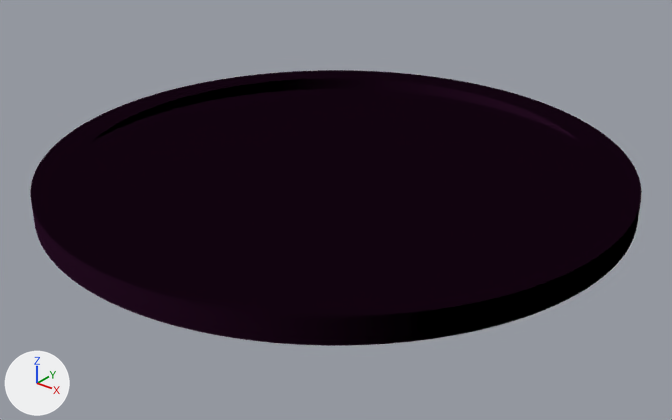
Renders of the glTF model src/rcircuit_fe/assets/models/exit/stage.gltf from each side of a commit.
Rendered twice from a 50 mm lens placed at (3.38, -4.21, 2.41), pointed at (0.1, -0.11, -0.13). The axes (+X, +Y, +Z) are drawn at lower left. The lights are the same throughout. The older version comes first. Vertices at exactly the same position are counted once.
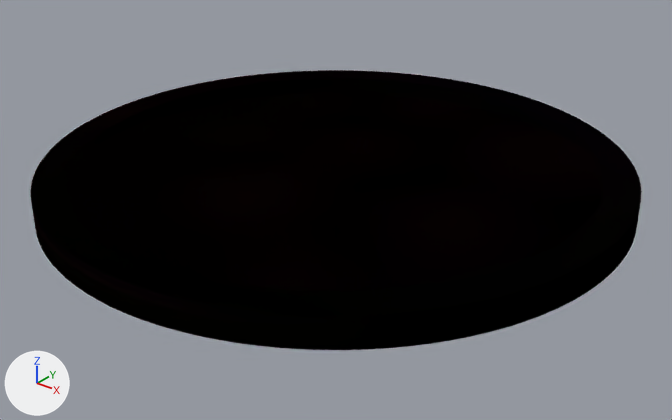
The newer file is also turned or shifted as a whole; pictures and numbers use the older file's frame.

Changed parts and their boxes (x1, y1, x2, y2) in the pictures (672 x 420 px; the box of a moved part takes in the faces that stretch with it):
'Object_4', surface changed, rescaled: before (30, 70, 642, 346); after (30, 70, 642, 350)
part 1 of me_object_0, moved or reshaped: before (32, 78, 640, 346); after (32, 78, 640, 350)

Edits to the bpy script that builds the scene:
```text
Add img_texture:
    img_texture = load_image('texture', 'texture.png', 512, 512, 'sRGB')
Change mat_material_001:
    remove mat_material_001.base_color = (0.8, 0.166, 0.673)  # pink #e771d6
    add mat_material_001.texture = img_texture
    mat_material_001.metallic: 0.263 -> 0.5
    mat_material_001.roughness: 0.165 -> 0.1
Change me_object_0:
    used by ob_object_4; parent = ob_cylinder_1; location = (0.00102, -0.00215, 0.0); scale = (1.0, 1.0, 0.921)
    remove me_object_0.from_pydata(...)  # 339 vertices, 563 faces; spans x -1.0..1.0, y -1.0..1.0, z -1.09..0.91
    add me_object_0.from_pydata(...)  # 339 vertices, 563 faces; spans x -1.0..1.0, y -1.0..1.0, z -1.09..1.23
    me_object_0 part 1: the whole mesh is scaled about its middle by (1, 1, 1.16), then moved by (0.0, 0.0, 0.16)
```
